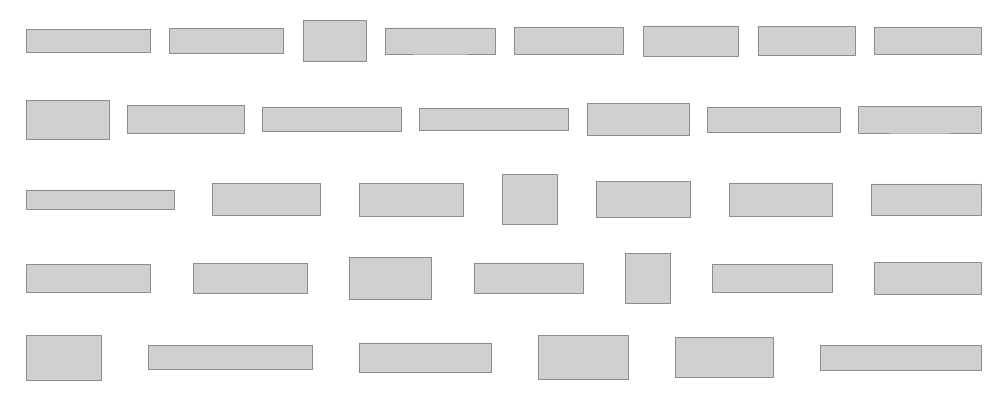
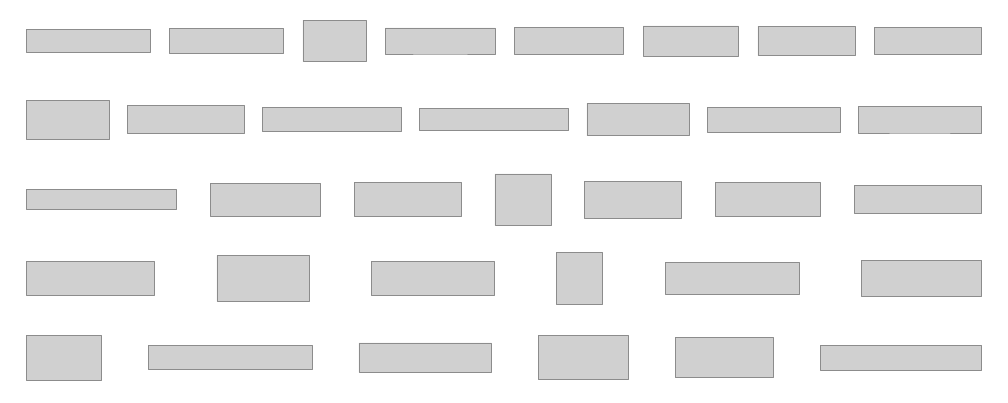
Before and after one commit to RLinf/misc, a slide deck: slide 1 of pic/adoption_logos/adoption.pptx. Drawn at 1008x403 pixels with LibreOffice and Linux fonts; fonts in the diff are those of the drawing; grey boxes stand for pictures. Boxes give left, top, right and bottom in pixels: in the first picture for what was removed or moved away, otherwise in the second. Text is boxed around its words. In the diff, an @@ line names an element or a change of style, - is before the commit and + after.

```diff
--- a/pic/adoption_logos/adoption.pptx
+++ b/pic/adoption_logos/adoption.pptx
@@ picture: place and size @@
-picture at [502, 175, 558, 225]
+picture at [495, 174, 550, 226]
@@ picture: place and size @@
-picture at [359, 183, 464, 216]
+picture at [354, 183, 461, 216]
@@ picture: place and size @@
-picture at [596, 181, 691, 218]
+picture at [585, 181, 681, 218]
@@ picture: place and size @@
-picture at [729, 183, 833, 216]
+picture at [715, 183, 821, 216]
@@ picture: place and size @@
-picture at [27, 265, 151, 292]
+picture at [854, 186, 981, 213]
@@ picture removed at [871, 184, 981, 215] @@
@@ picture: place and size @@
-picture at [193, 264, 307, 293]
+picture at [27, 262, 154, 295]
@@ picture: place and size @@
-picture at [350, 258, 432, 299]
+picture at [217, 255, 309, 301]
@@ picture: place and size @@
-picture at [474, 263, 584, 294]
+picture at [371, 261, 494, 296]
@@ picture: place and size @@
-picture at [626, 253, 671, 304]
+picture at [557, 253, 603, 304]
@@ picture: place and size @@
-picture at [712, 264, 832, 293]
+picture at [665, 262, 799, 294]
@@ picture: place and size @@
-picture at [874, 262, 981, 294]
+picture at [862, 261, 981, 296]
```
Also in this commit, not shown: 1 other file.
